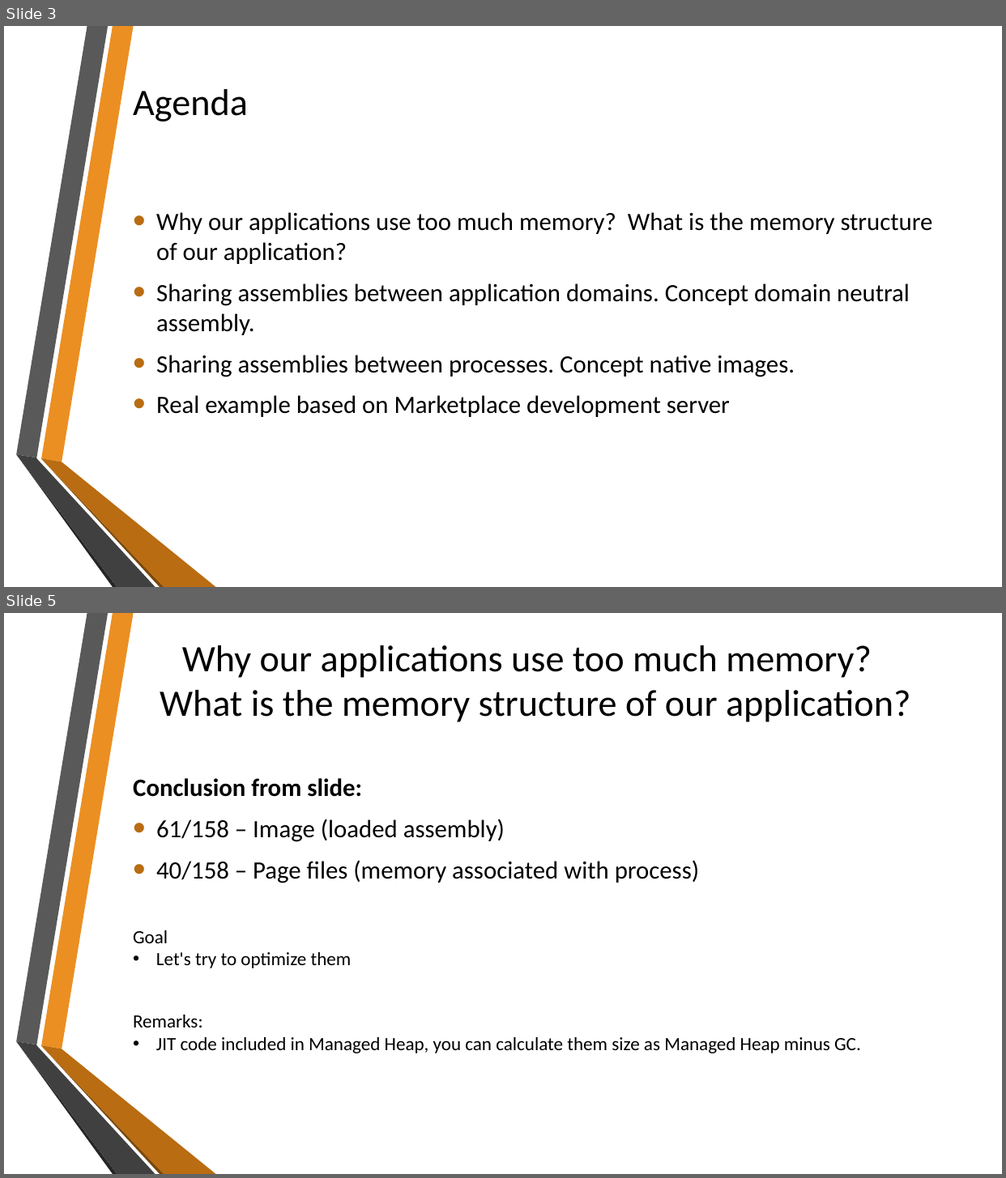
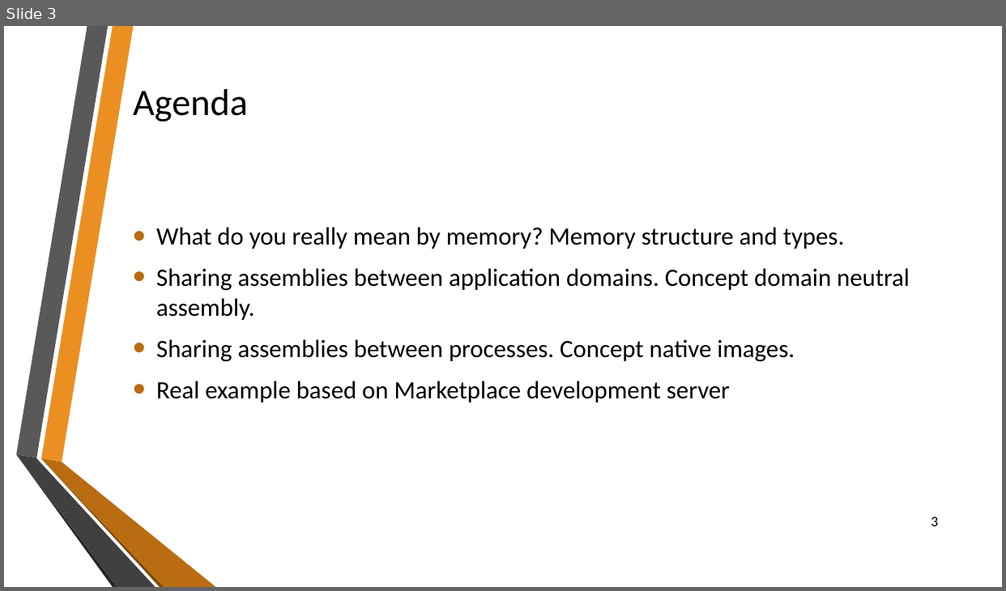
Before and after one commit to sflusov/IISSharingAssemblies, a slide deck: presentation/Sharing common assemblies.pptx. Shown one above the other, each under a label of ours: slides 3 and 5 before the commit, slide 3 after it; the slides between them are not shown. The pictures are 1006x1178 and 1006x591 pixels, drawn with LibreOffice and Linux fonts; fonts in the diff are those of the drawing; background and template pictures are left out. Boxes give left, top, right and bottom in pixels: in the first picture for what was removed or moved away, otherwise in the second. Text is boxed around its words. In the diff, an @@ line names an element or a change of style, - is before the commit and + after.

Commit message:
More details description of memory structure and types

```diff
--- a/presentation/Sharing common assemblies.pptx
+++ b/presentation/Sharing common assemblies.pptx
@@ slide 5 removed at (4,613,1002,1174), background picture (left out); not listed: 6 template elements that a slide beside it also shows @@
@@ title removed at (160,645,910,722) @@
-Why our applications use too much memory?
-What is the memory structure of our application?
@@ text removed at (133,778,699,884) @@
-Conclusion from slide:
-• 61/158 – Image (loaded assembly)
-• 40/158 – Page files (memory associated with process)
@@ text removed at (133,931,351,969) @@
-Goal
-• Let's try to optimize them
@@ text removed at (133,1015,861,1054) @@
-Remarks:
-• JIT code included in Managed Heap, you can calculate them size as Managed Heap minus GC.
@@ slide 3 changed as well @@
@@ text at (156,227,845,249): text changed @@
-• Why our applications use too much memory? What is the memory structure of our application?
+• What do you really mean by memory? Memory structure and types.
@@ page number added at (931,517,938,527), 14 pt, text #000000 @@
+3
```
Also in this commit, not shown: 9 other slides changed, 3 slides added.
